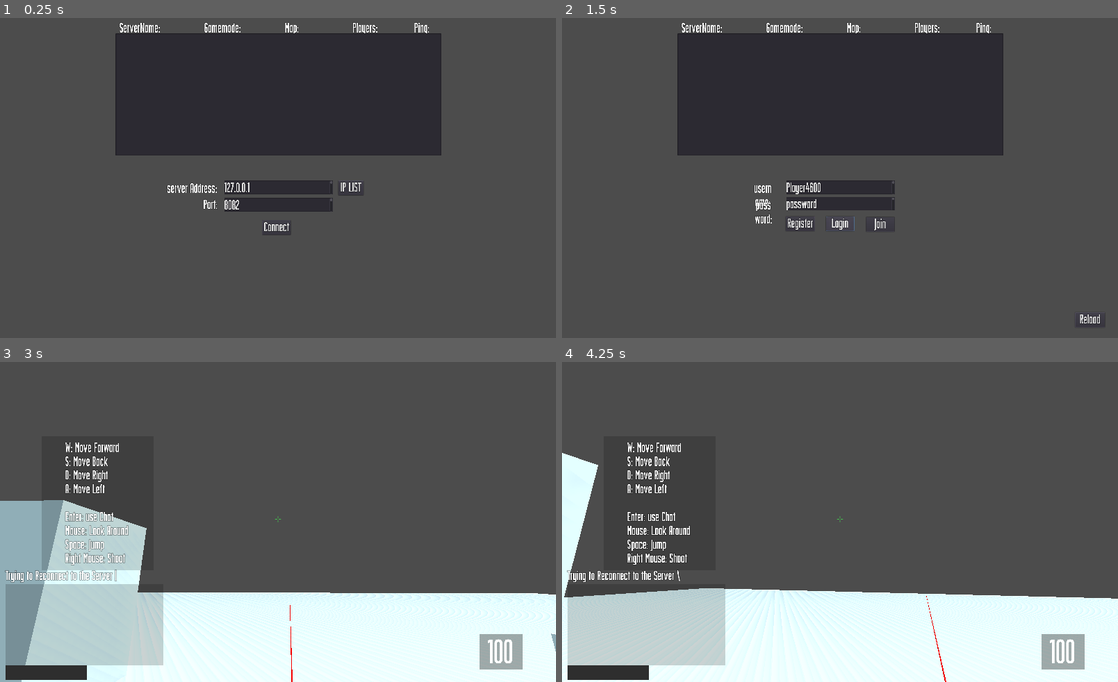
Above: before the commit, frames 1-4 (two rows, left to right).
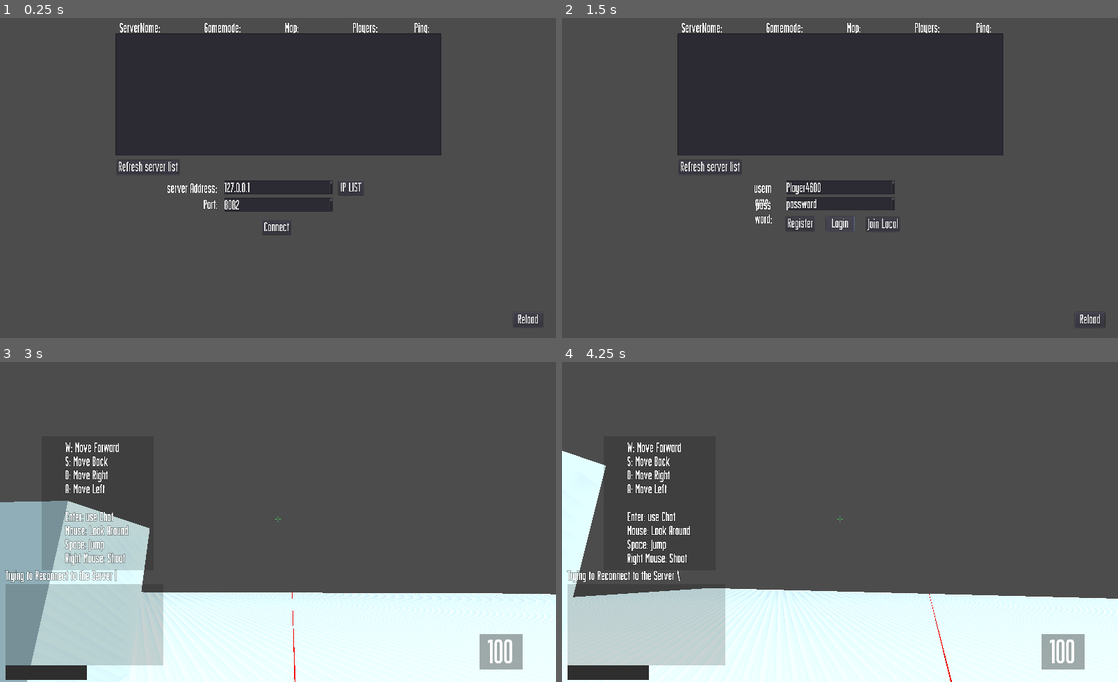
Above: after the commit, the same moments.

Repository: Galomortal47/Multiplayerserver
Game: Godot game, scene res://login.tscn
The game is run twice, just before and just after one commit, with the same random seed, the same clock (stepped at 60 frames per second) and the same inputs.
Inputs (mouse positions are in pixels of both pictures, inside the frame that each line leads up to):
- Up to frame 1 (0.25 s): no input
- Up to frame 2 (1.5 s): click "Connect" at 0.5 s; click "Login" at 1.25 s
- Up to frame 3 (3 s): click "Join" (after the commit: "Join Local") at 2 s; move the mouse to (305, 518) at 2.77 s; hold Up (ui_up) from 2.78 s (still down)
- Up to frame 4 (4.25 s): keep holding Up (ui_up); tap Keypad Enter (ui_accept) at 3.02, 3.77 s; move the mouse to (812, 522) at 3.52 s

The runs differ from the first frame. In frame 1, 0.3% of the frame differs, in the area x 21-97%, y 44-96%; in frame 2, 0.4%; in frame 3, 1.2%, in the area x 0-100%, y 43-100%; in frame 4, 0.8%.
Error before the commit: Invalid get index 'ips' (on base: 'Nil'). (res://scripts/Login.gd:20)
Error after the commit: Invalid get index 'ips' (on base: 'Nil'). (res://scripts/Login.gd:22)

Commit message:
minmor improvments

Diff:
--- a/login.tscn
+++ b/login.tscn
@@ -22,7 +22,6 @@
 script = ExtResource( 1 )
 
 [node name="Login" type="Control" parent="Login"]
-visible = false
 margin_top = 60.0
 margin_right = 40.0
 margin_bottom = 100.0
@@ -86,7 +85,7 @@
 margin_bottom = 91.149
 rect_scale = Vector2( 0.5, 0.5 )
 custom_fonts/font = ExtResource( 2 )
-text = "Join"
+text = "Join Local"
 
 [node name="Register" type="Button" parent="Login/Login"]
 margin_left = -100.918
@@ -108,6 +107,7 @@
 script = ExtResource( 3 )
 
 [node name="Server" type="Control" parent="Login"]
+visible = false
 margin_right = 40.0
 margin_bottom = 40.0
 
@@ -196,6 +196,15 @@
 margin_right = 40.0
 margin_bottom = 40.0
 
+[node name="Refresh server list" type="Button" parent="Login/Server_list"]
+margin_left = -297.975
+margin_top = -7.91373
+margin_right = -75.9752
+margin_bottom = 46.0863
+rect_scale = Vector2( 0.5, 0.5 )
+custom_fonts/font = ExtResource( 2 )
+text = "Refresh server list"
+
 [node name="Label4" type="Label" parent="Login/Server_list"]
 margin_left = -302.0
 margin_top = -263.379
@@ -213,6 +222,16 @@
 margin_right = 300.0
 margin_bottom = -16.0
 
+[node name="Reload2" type="Button" parent="Login/Server_list"]
+margin_left = 432.497
+margin_top = 273.268
+margin_right = 542.497
+margin_bottom = 328.268
+rect_scale = Vector2( 0.5, 0.5 )
+custom_fonts/font = ExtResource( 2 )
+text = "Reload"
+script = ExtResource( 3 )
+
 [node name="server_message" type="Label" parent="Login"]
 margin_left = -97.36
 margin_right = -57.36
@@ -223,9 +242,6 @@
 [node name="RegisterLogin" type="Spatial" parent="Login"]
 visible = false
 script = ExtResource( 4 )
-
-[node name="Timer" type="Timer" parent="Login/RegisterLogin"]
-process_mode = 0
 
 [connection signal="button_down" from="Login/Login/Login" to="Login" method="_on_Login_button_down"]
 [connection signal="button_down" from="Login/Login/Join" to="Login" method="_on_Join_button_down"]
@@ -235,5 +251,6 @@
 [connection signal="button_down" from="Login/Server/TCP-UDP" to="Login" method="_on_TCP_button_down"]
 [connection signal="button_down" from="Login/Server/Connect" to="Login/RegisterLogin" method="_on_Connect_button_down"]
 [connection signal="button_down" from="Login/Server/Connect" to="Login" method="_on_Connect_button_down"]
+[connection signal="button_down" from="Login/Server_list/Refresh server list" to="Login/RegisterLogin" method="_on_Refresh_server_list_button_down"]
 [connection signal="item_activated" from="Login/Server_list/MenuButton" to="Login/RegisterLogin" method="_on_MenuButton_item_activated"]
-[connection signal="timeout" from="Login/RegisterLogin/Timer" to="Login/RegisterLogin" method="_on_Timer_timeout"]
+[connection signal="button_down" from="Login/Server_list/Reload2" to="Login/Server_list/Reload2" method="_on_Reload_button_down"]
--- a/scripts/Login.gd
+++ b/scripts/Login.gd
@@ -12,6 +12,8 @@
 var password
 
 func _ready():
+	get_node('Login').hide()
+	get_node('Server').show()
 	randomize()
 	var id = "Player"+str(int(rand_range(1000,9999)))
 	get_node("Login/username_enter").set_text(id)
@@ -63,7 +65,6 @@
 	pass # Replace with function body.
 
 func _on_Connect_button_down():
-	get_parent().get_node('Login/RegisterLogin/Timer').start()
 	get_data()
 	singleton_data()
 	get_node("Server").hide()
--- a/scripts/RegisterLogin.gd
+++ b/scripts/RegisterLogin.gd
@@ -16,6 +16,7 @@
 #	print(recive_data)
 
 func _ready():
+#	_on_Refresh_server_list_button_down()
 	connect = false
 
 func register(username ,password):
@@ -25,6 +26,7 @@
 	players["login_register"].password = password
 #	print(players)
 	json = players
+	print(json)
 	send_and_recive_data()
 
 
@@ -36,7 +38,7 @@
 	json = players
 	login = true
 	send_and_recive_data()
-
+	print(json)
 var users = []
 
 func _physics_process(delta):
@@ -64,16 +66,8 @@
 
 func _on_Connect_button_down():
 	connect_server()
+	_on_Refresh_server_list_button_down()
 	pass # Replace with function body.
-
-func _on_Timer_timeout():
-	get_parent().get_node("Server_list/MenuButton").show()
-	players["operator"] = "Server_send"
-	players["login_register"] = login_data.duplicate()
-	json = players
-	send_and_recive_data()
-	pass # Replace with function body.
-
 
 func _on_MenuButton_item_activated(index):
 	var user_index = users[index+1]
@@ -85,3 +79,12 @@
 		get_node("/root/singleton").port = data.port
 		get_tree().change_scene(get_parent().main_scene)
 	pass # Replace with function body.
+
+
+func _on_Refresh_server_list_button_down():
+	get_parent().get_node("Server_list/MenuButton").show()
+	players["operator"] = "Server_send"
+	players["login_register"] = login_data.duplicate()
+	json = players
+	send_and_recive_data()
+	pass # Replace with function body.
Not shown, changed: export_presets.cfg
Not shown, changed: serverfps/login_manager.js
Not shown, changed: serverfps/server_browse.js
Not shown, changed: serverfps/st_server.js
